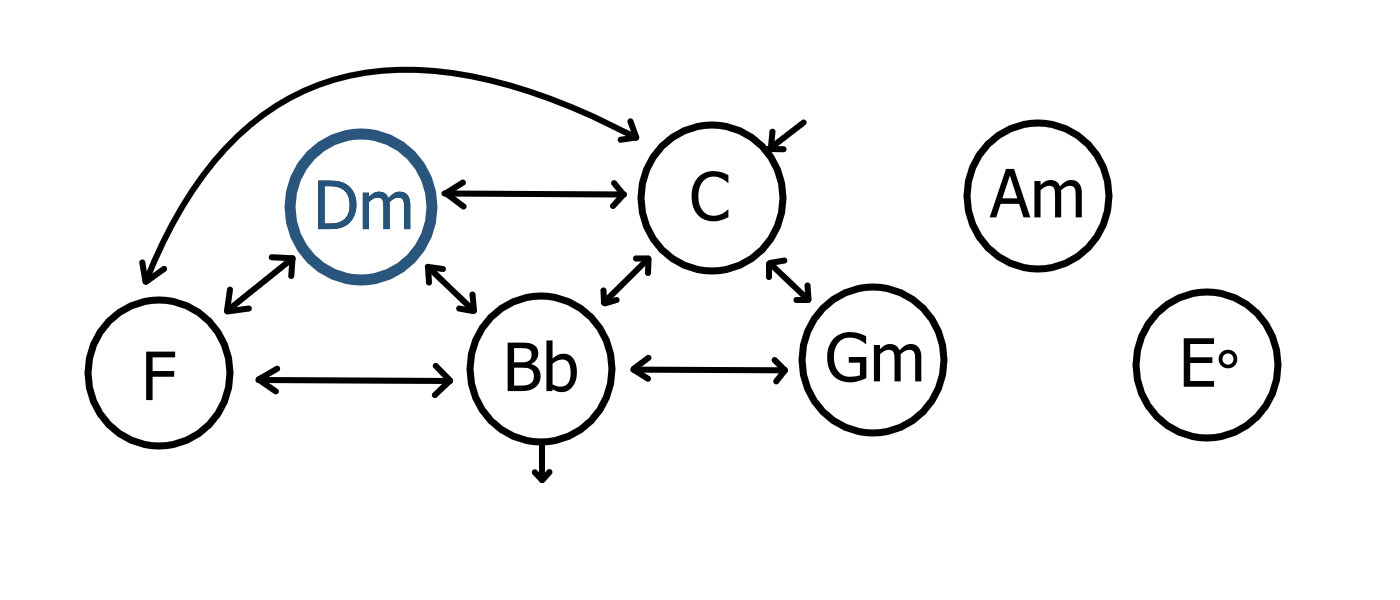
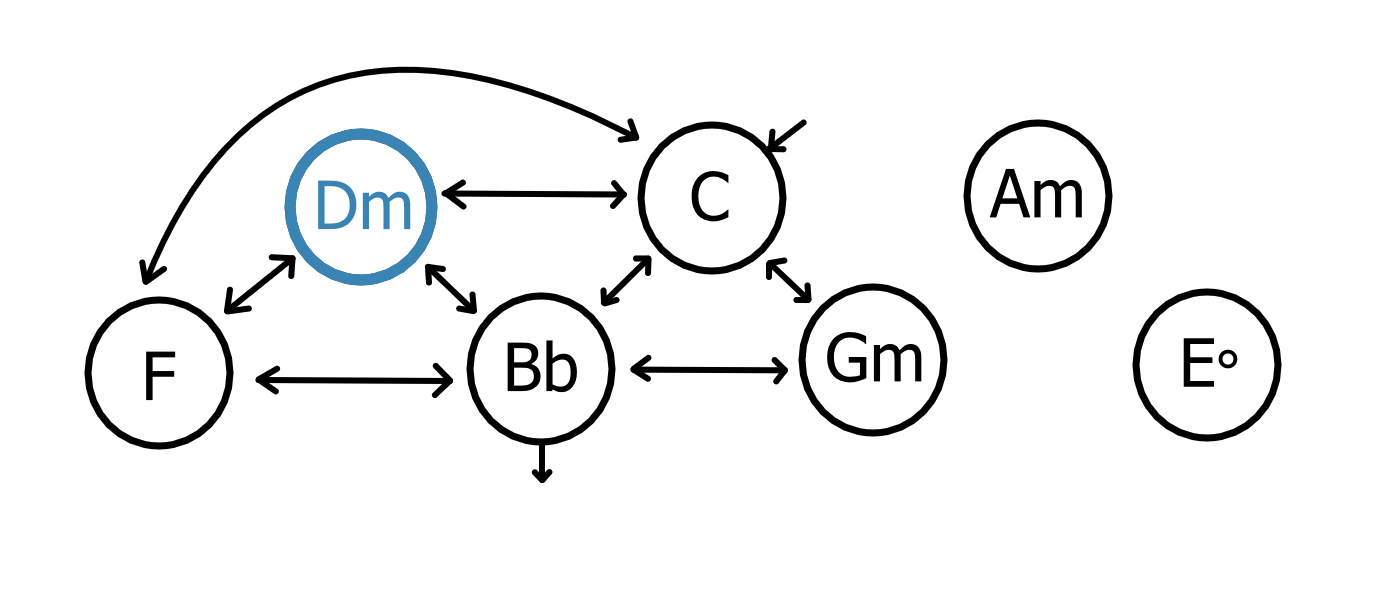
Comparing the layer stacks of the two w=1400, h=600 images. Changes:
painted on "Ring" (5th of 7, in "3" › "Unselected") over [384, 248, 426, 282]
painted on "Paint Layer 2" (6th of 7, in "2" › "Selected") over [284, 128, 438, 286]
hid group "Unselected" (6th of 7, in "2") (2 layers) over [284, 128, 438, 286]
painted on "Paint Layer 3" over [284, 128, 438, 286]
